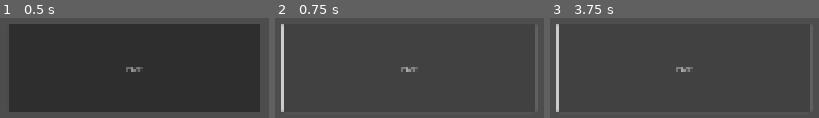
Above: before the commit, frames 1-3 (left to right).
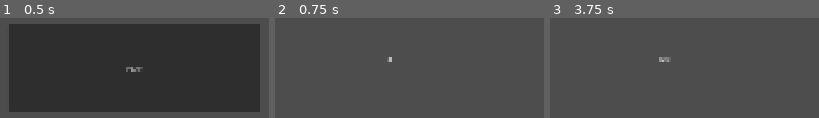
Above: after the commit, the same moments.

Repository: Als1925/mobileware
Game: Godot game, scene res://scenes/main_menu.tscn
Same seed, same stepped clock (60 frames per second), same inputs: the game is played once before the commit and once after it. Before the commit the project has no main scene; this scene is started directly in both runs.
Inputs (mouse positions are in pixels of both pictures, inside the frame that each line leads up to):
- Up to frame 1 (0.5 s): no input
- Up to frame 2 (0.75 s): click "PLAY" at 0.5 s
- Up to frame 3 (3.75 s): click (684, 68) at 1.25 s, where only the run before the commit has a clickable "PLAY"; click (684, 68) at 2 s, where only the run before the commit has a clickable "PLAY"; tap Enter at 2.75 s; tap Space at 3.5 s

Frame 1 is identical in both runs. In frame 2, 1.3% of the frame differs, in the area x 2-54%, y 6-94%; in frame 3, 1.4%.

Commit message:
create timer

Diff:
--- a/project.godot
+++ b/project.godot
@@ -11,6 +11,7 @@
 [application]
 
 config/name="ware"
+run/main_scene="uid://bj6i4bisxama1"
 config/features=PackedStringArray("4.4", "GL Compatibility")
 config/icon="res://icon.svg"
 
--- a/scenes/cut_scene.tscn
+++ b/scenes/cut_scene.tscn
@@ -1,8 +1,11 @@
-[gd_scene format=3 uid="uid://krv4vnysejf5"]
+[gd_scene load_steps=2 format=3 uid="uid://krv4vnysejf5"]
+
+[ext_resource type="Script" uid="uid://duxebbtup2vs8" path="res://scripts/cut_scene.gd" id="1_5gp8g"]
 
 [node name="CutScene" type="Node2D"]
+script = ExtResource("1_5gp8g")
 
-[node name="Label" type="Label" parent="."]
+[node name="compte à rebours" type="Label" parent="."]
 offset_left = 272.0
 offset_top = 693.0
 offset_right = 742.0
--- a/scenes/main_menu.tscn
+++ b/scenes/main_menu.tscn
@@ -1,4 +1,6 @@
-[gd_scene format=3 uid="uid://bj6i4bisxama1"]
+[gd_scene load_steps=2 format=3 uid="uid://bj6i4bisxama1"]
+
+[ext_resource type="Script" uid="uid://ceas1qpx4irna" path="res://scripts/main_menu.gd" id="1_l6cm7"]
 
 [node name="MainMenu" type="Control"]
 layout_mode = 3
@@ -7,6 +9,7 @@
 anchor_bottom = 1.0
 grow_horizontal = 2
 grow_vertical = 2
+script = ExtResource("1_l6cm7")
 
 [node name="Button" type="Button" parent="."]
 layout_mode = 0
@@ -15,3 +18,5 @@
 offset_right = 856.0
 offset_bottom = 1046.0
 text = "PLAY"
+
+[connection signal="pressed" from="Button" to="." method="_on_button_pressed"]
--- /dev/null
+++ b/scripts/cut_scene.gd
@@ -0,0 +1,10 @@
+extends Node2D
+
+func _ready() -> void:
+	$"compte à rebours".text = "3"
+	await get_tree().create_timer(1).timeout
+	$"compte à rebours".text = "2"
+	await get_tree().create_timer(1).timeout
+	$"compte à rebours".text = "1"
+	await get_tree().create_timer(1).timeout
+	$"compte à rebours".text = "GO"
--- /dev/null
+++ b/scripts/main_menu.gd
@@ -0,0 +1,4 @@
+extends Control
+
+func _on_button_pressed() -> void:
+	get_tree().change_scene_to_file("res://scenes/cut_scene.tscn")
Not shown, added: scripts/cut_scene.gd.uid
Not shown, added: scripts/main_menu.gd.uid
